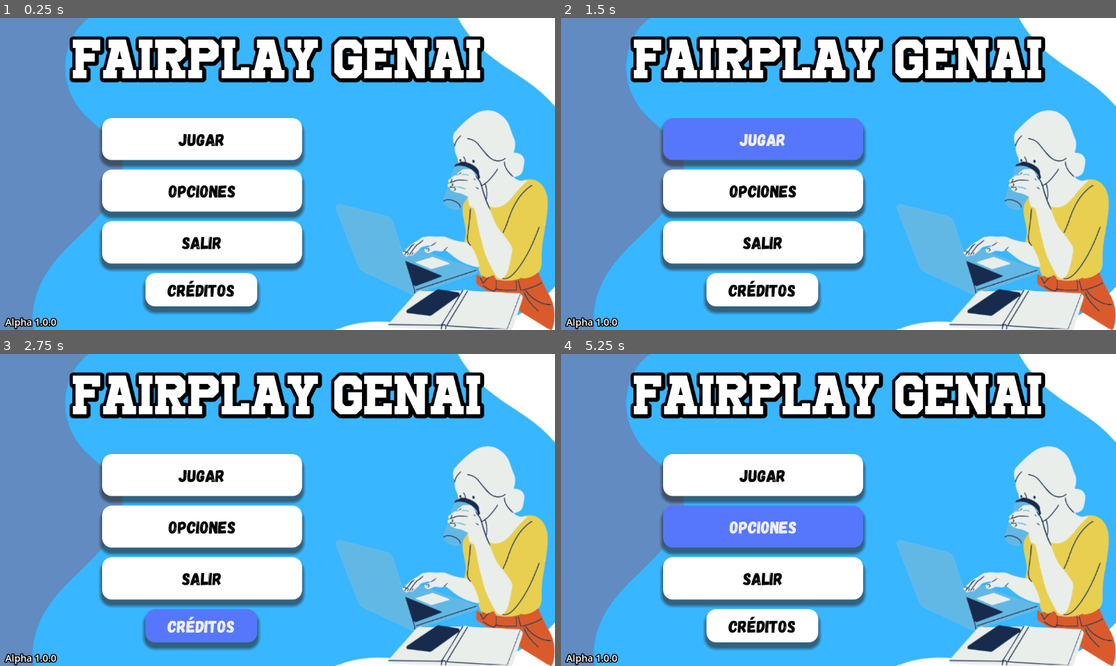
Above: before the commit, frames 1-4 (two rows, left to right).
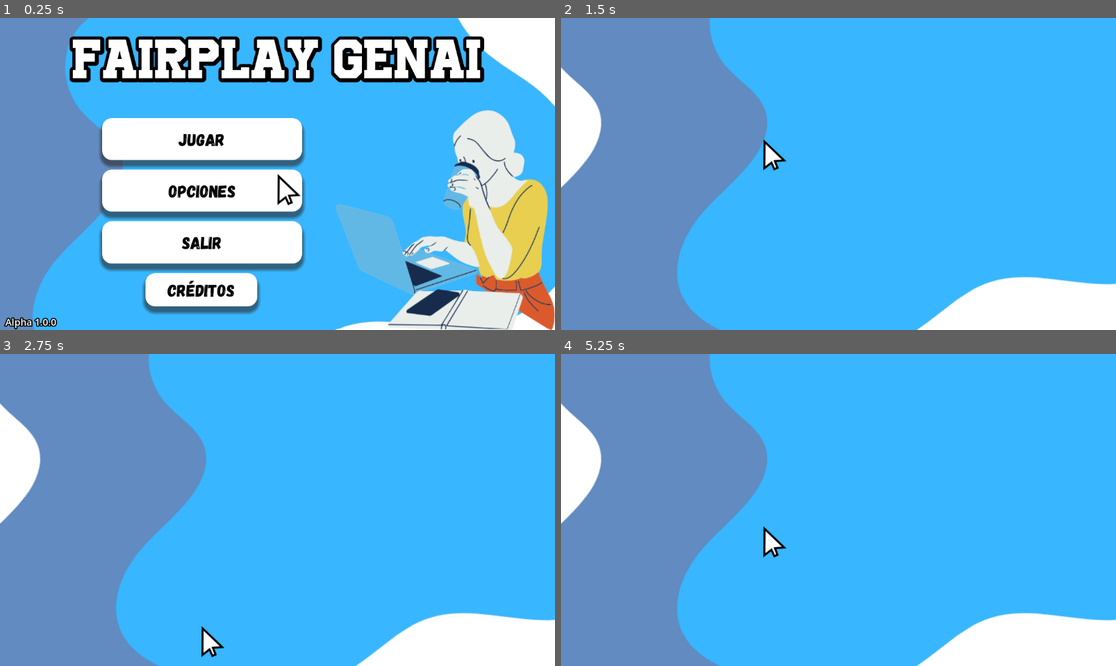
Above: after the commit, the same moments.

Repository: pperezsilva/FairPlayGenAi
Game: Godot game, scene res://escenas/menu.tscn
The game is run twice, just before and just after one commit, with the same random seed, the same clock (stepped at 60 frames per second) and the same inputs. Sound files missing from this copy of the repository are replaced by a short silence.
Inputs (mouse positions are in pixels of both pictures, inside the frame that each line leads up to):
- Up to frame 1 (0.25 s): no input
- Up to frame 2 (1.5 s): click "Jugar" at 0.5 s; click (760, 139) at 1.25 s, where only the run before the commit has a clickable "Jugar"
- Up to frame 3 (2.75 s): click (199, 625) at 2 s, where only the run before the commit has a clickable "Créditos"
- Up to frame 4 (5.25 s): click (760, 625) at 2.75 s, where only the run before the commit has a clickable "Créditos"; click (760, 475) at 3.5 s, where only the run before the commit has a clickable "Jugar"; click (760, 625) at 4.25 s, where only the run before the commit has a clickable "Créditos"; click (760, 525) at 5 s, where only the run before the commit has a clickable "Opciones"

The runs differ from the first frame. In frame 1, 0.1% of the frame differs, in the area x 49-55%, y 49-61%; in frame 2, 56%; in frame 3, 56%, in the area x 0-100%, y 0-100%; in frame 4, 56%.

Commit message:
Implementacion de Script Global para el Mouse

Diff:
--- /dev/null
+++ b/escenas/cursor.tscn
@@ -0,0 +1,20 @@
+[gd_scene load_steps=2 format=3 uid="uid://dr3p80jtrykjr"]
+
+[ext_resource type="Script" uid="uid://dbol8aqvc68ji" path="res://scripts/cursor.gd" id="1_awlmt"]
+
+[node name="Cursor" type="CanvasLayer"]
+script = ExtResource("1_awlmt")
+
+[node name="TextureRectMouse" type="TextureRect" parent="."]
+anchors_preset = 8
+anchor_left = 0.5
+anchor_top = 0.5
+anchor_right = 0.5
+anchor_bottom = 0.5
+offset_left = -192.0
+offset_top = -117.0
+offset_right = -152.0
+offset_bottom = -77.0
+grow_horizontal = 2
+grow_vertical = 2
+mouse_filter = 2
--- a/escenas/menu.tscn
+++ b/escenas/menu.tscn
@@ -173,6 +173,11 @@
 stream = ExtResource("6_56ah5")
 bus = &"SFX"
 
+[node name="TextureRectMouse" type="TextureRect" parent="."]
+layout_mode = 0
+offset_right = 40.0
+offset_bottom = 40.0
+
 [connection signal="pressed" from="VBoxContainer/btnJugar" to="." method="_on_btn_jugar_pressed"]
 [connection signal="pressed" from="VBoxContainer/btnOpciones" to="." method="_on_btn_opciones_pressed"]
 [connection signal="pressed" from="VBoxContainer/btnSalir" to="." method="_on_btn_salir_pressed"]
--- /dev/null
+++ b/escenas/nivel.tscn
@@ -0,0 +1,20 @@
+[gd_scene load_steps=2 format=3 uid="uid://pvm6hb4e1f6l"]
+
+[ext_resource type="Texture2D" uid="uid://beusa6lgul7dl" path="res://imagenes/bgNivel.png" id="2_ul41a"]
+
+[node name="Nivel" type="Control"]
+layout_mode = 3
+anchors_preset = 15
+anchor_right = 1.0
+anchor_bottom = 1.0
+grow_horizontal = 2
+grow_vertical = 2
+
+[node name="TextureRect" type="TextureRect" parent="."]
+layout_mode = 1
+anchors_preset = 15
+anchor_right = 1.0
+anchor_bottom = 1.0
+grow_horizontal = 2
+grow_vertical = 2
+texture = ExtResource("2_ul41a")
--- a/project.godot
+++ b/project.godot
@@ -15,6 +15,6 @@
 config/features=PackedStringArray("4.5", "Forward Plus")
 config/icon="res://imagenes/icon.svg"
 
-[display]
+[autoload]
 
-mouse_cursor/custom_image="uid://dmg5rqrl4023k"
+Cursor="*res://escenas/cursor.tscn"
--- /dev/null
+++ b/scripts/cursor.gd
@@ -0,0 +1,15 @@
+extends CanvasLayer
+
+@onready var custom_cursor = $TextureRectMouse
+
+# Called when the node enters the scene tree for the first time.
+func _ready() -> void:
+	# Ocultar el cursor del sistema
+	Input.set_mouse_mode(Input.MOUSE_MODE_HIDDEN)
+
+	custom_cursor.texture = preload("res://imagenes/cursor.png")
+	custom_cursor.scale = Vector2(0.8, 0.8)
+
+# Called every frame. 'delta' is the elapsed time since the previous frame.
+func _process(delta: float) -> void:
+	custom_cursor.position = get_viewport().get_mouse_position()
--- a/scripts/menu.gd
+++ b/scripts/menu.gd
@@ -2,11 +2,9 @@
 @onready var musica: AudioStreamPlayer = $sndMenu
 @onready var click: AudioStreamPlayer = $sndClick
 
-
 # Called when the node enters the scene tree for the first time.
 func _ready() -> void:
 	_menu()
-
 
 # Called every frame. 'delta' is the elapsed time since the previous frame.
 func _process(delta: float) -> void:
@@ -17,7 +15,7 @@
 	print("Comienza el juego")
 	click.play(0.4)
 	await get_tree().create_timer(0.2).timeout # Esperar a reproducir sonido antes de ejecutar acción
-
+	get_tree().change_scene_to_file("res://escenas/Nivel.tscn")
 
 func _on_btn_opciones_pressed() -> void:
 	print("Opciones seleccionado")
Binary file added: imagenes/bgNivel.png
Not shown, added: imagenes/bgNivel.png.import
Not shown, added: scripts/cursor.gd.uid
